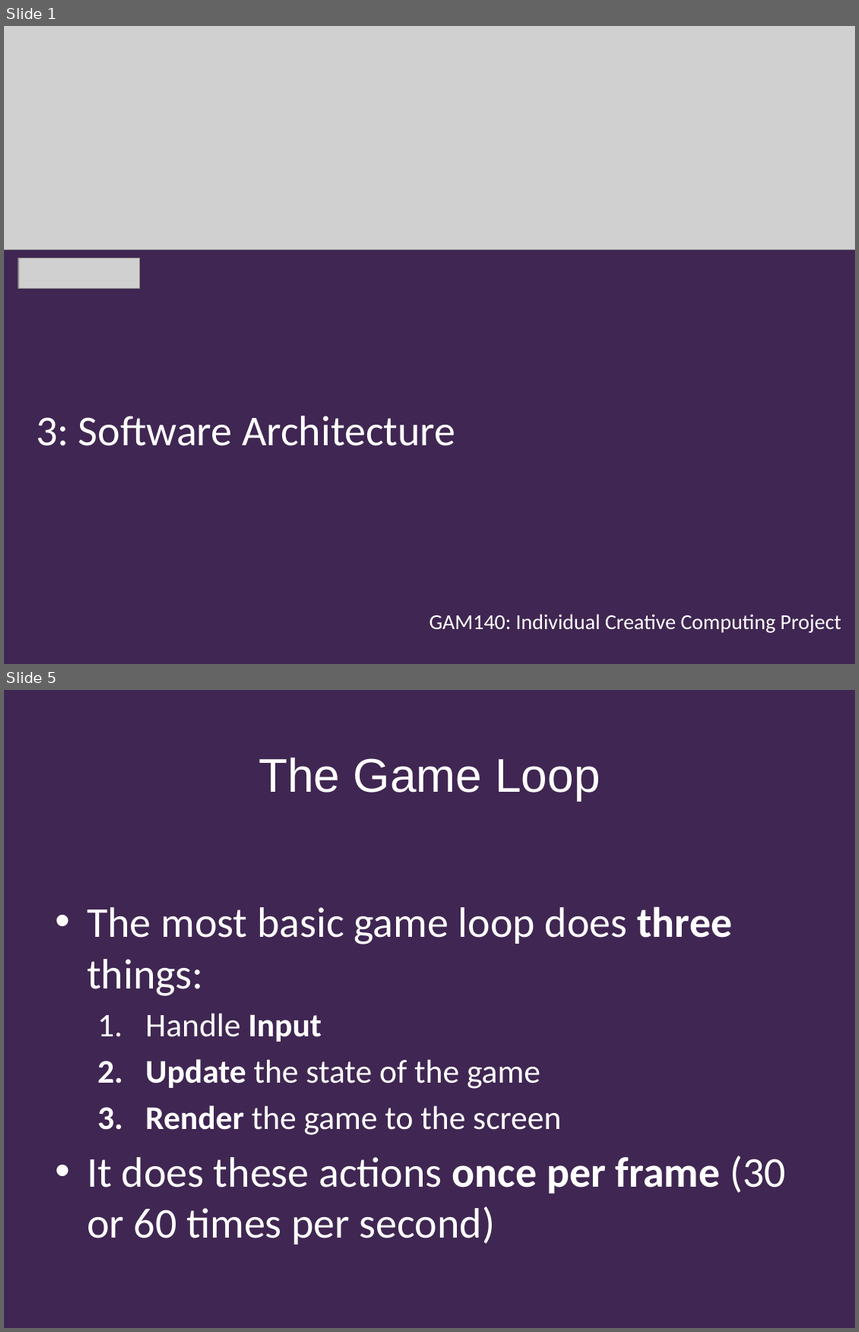
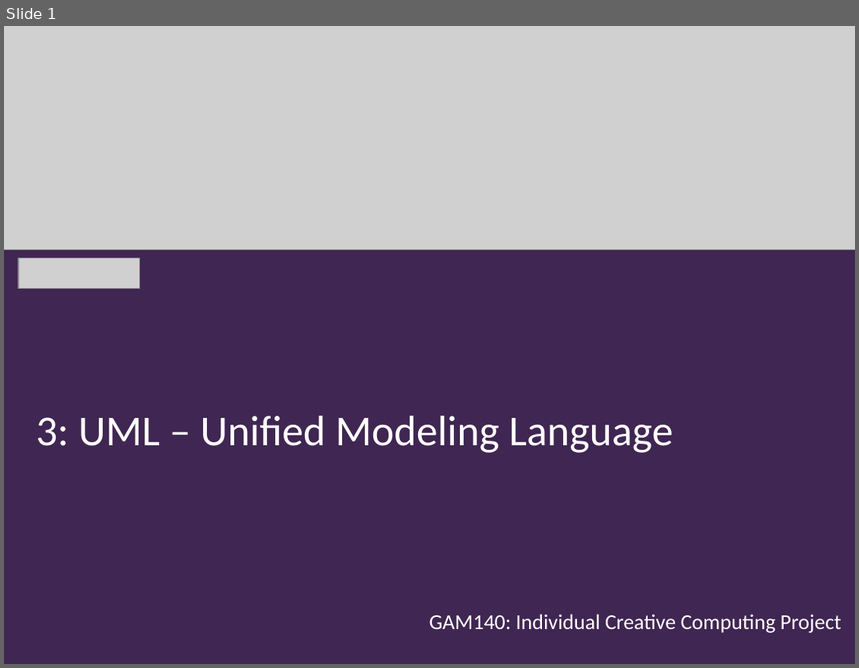
Before and after one commit to Falmouth-Games-Academy/bsc-course-materials, a slide deck: COMP140/04/2019-20-COMP140-04-lecture.pptx. Shown one above the other, each under a label of ours: slides 1 and 5 before the commit, slide 1 after it; the slides between them are not shown. The pictures are 859x1332 and 859x668 pixels, drawn with LibreOffice and Linux fonts; fonts in the diff are those of the drawing; grey boxes stand for pictures; background and template pictures are left out. Boxes give left, top, right and bottom in pixels: in the first picture for what was removed or moved away, otherwise in the second. Text is boxed around its words. In the diff, an @@ line names an element or a change of style, - is before the commit and + after.

```diff
--- a/COMP140/04/2019-20-COMP140-04-lecture.pptx
+++ b/COMP140/04/2019-20-COMP140-04-lecture.pptx
@@ slide 5 removed at (4, 690, 855, 1328), background #402652 @@
@@ title removed at (259, 758, 600, 801) @@
-The Game Loop
@@ text removed at (87, 907, 786, 1245) @@
-• The most basic game loop does three things:
-  1. Handle Input
-  2. Update the state of the game
-  3. Render the game to the screen
-• It does these actions once per frame (30 or 60 times per second)
@@ slide 1 changed as well @@
@@ text at (36, 416, 674, 453): text changed @@
-3: Software Architecture
+3: UML – Unified Modeling Language
```
Also in this commit, not shown: 3 other slides changed, 10 slides added, 9 other slides removed, 2 other files.
